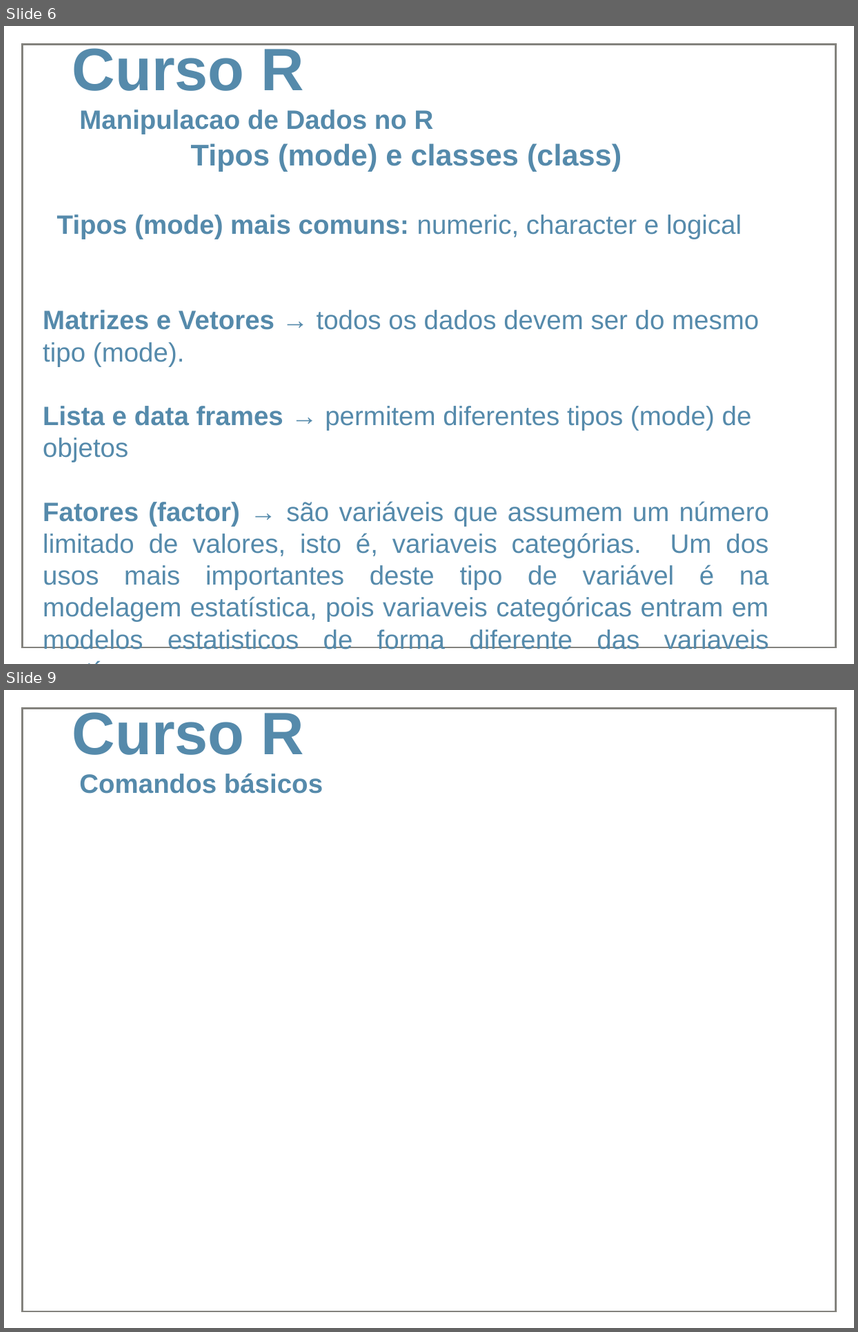
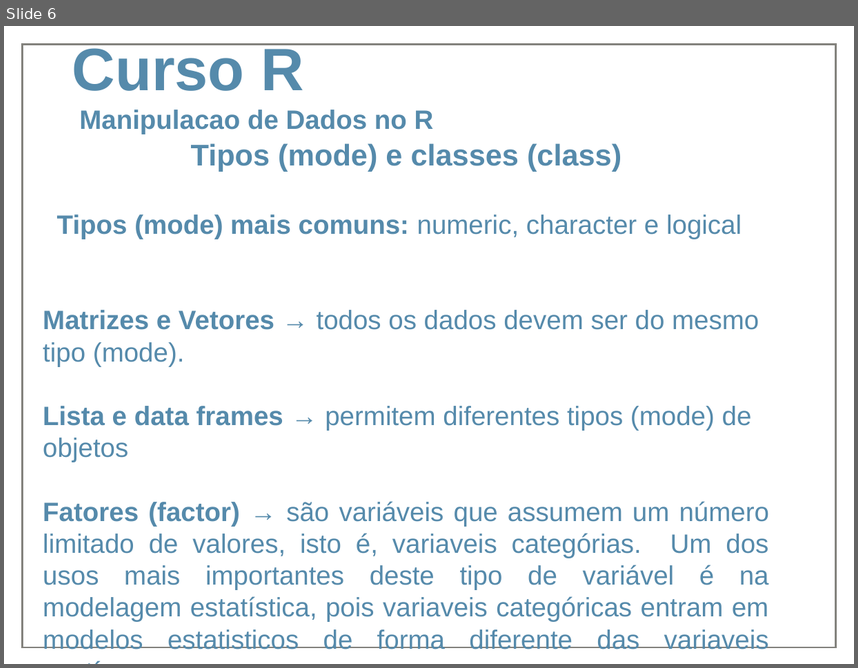
Before and after one commit to amk2/R-, a slide deck: Curso R.odp. Shown one above the other, each under a label of ours: slides 6 and 9 before the commit, slide 6 after it; the slides between them are not shown. The pictures are 858x1332 and 858x668 pixels, drawn with LibreOffice and Linux fonts; fonts in the diff are those of the drawing; background and template pictures are left out. Boxes give left, top, right and bottom in pixels: in the first picture for what was removed or moved away, otherwise in the second. Text is boxed around its words. In the diff, an @@ line names an element or a change of style, - is before the commit and + after.

```diff
--- a/Curso R.odp
+++ b/Curso R.odp
@@ slide 9 removed at box(4, 690, 854, 1328), background picture (left out); not listed: 1 template element that a slide beside it also shows @@
@@ title removed at box(72, 707, 323, 793) @@
-Curso R
-Comandos básicos
```
Also in this commit, not shown: 3 slides changed.
